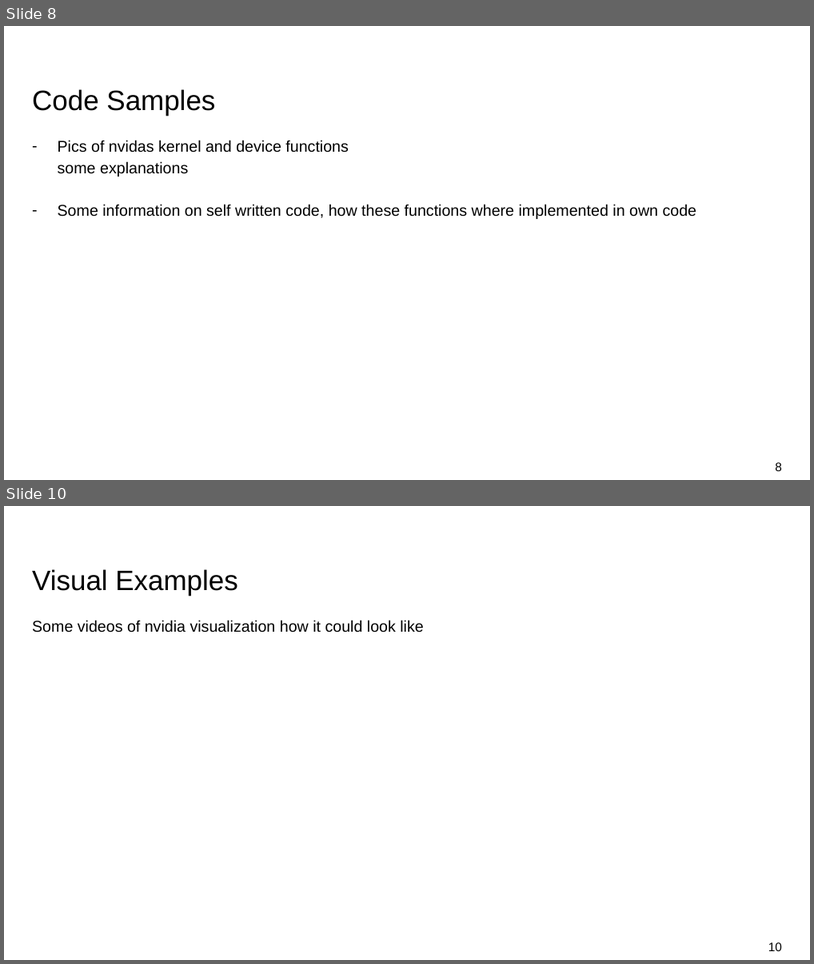
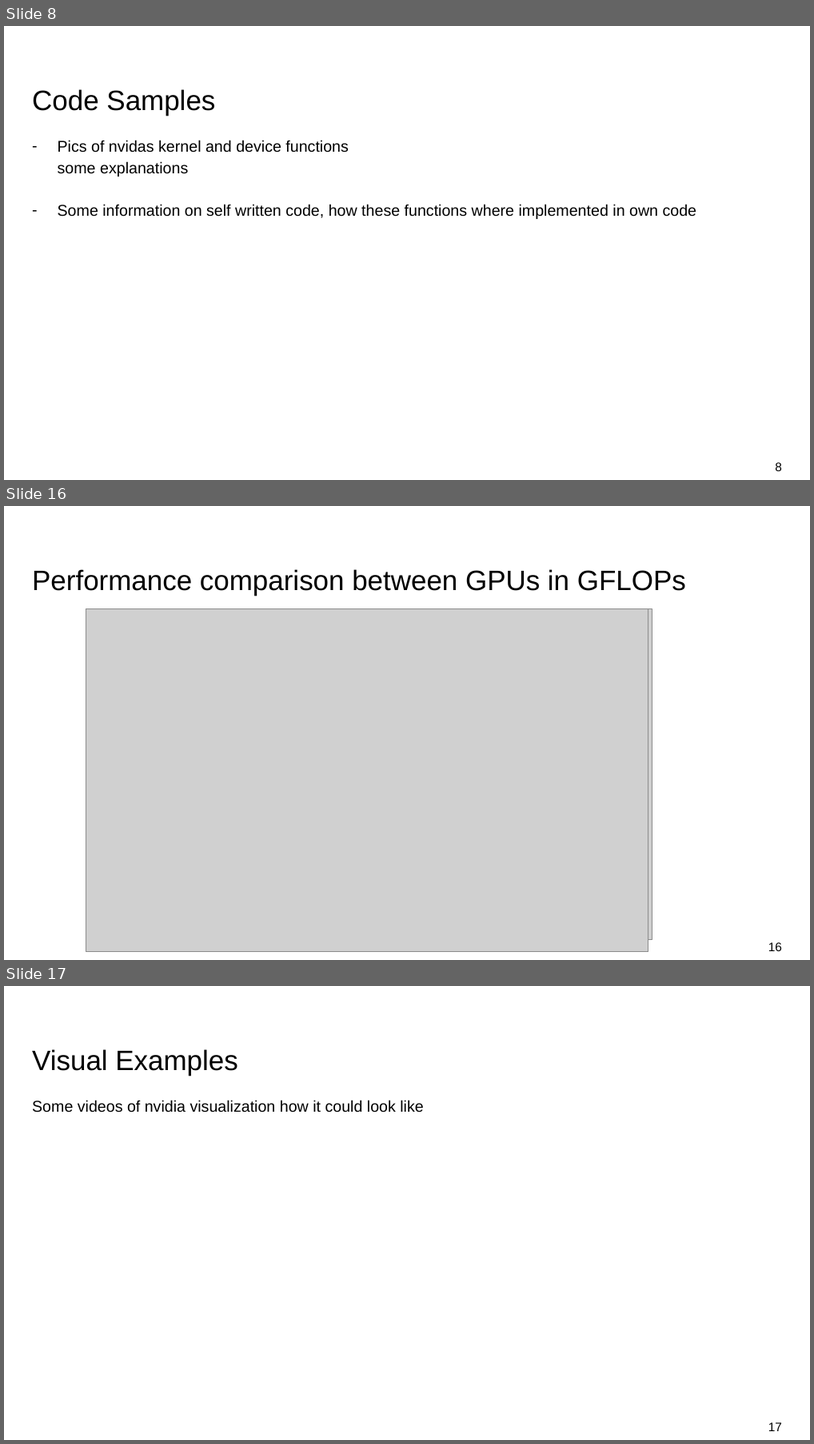
Before and after one commit to Goblin-0-0-7/n-body-cuda, a slide deck: presentation/nbody - Presentation.pptx. Shown one above the other, each under a label of ours: slides 8 and 10 before the commit, slides 8, 16 and 17 after it; the slides between them are not shown. The pictures are 814x964 and 814x1444 pixels, drawn with LibreOffice and Linux fonts; fonts in the diff are those of the drawing; grey boxes stand for pictures; background and template pictures are left out. Boxes give left, top, right and bottom in pixels: in the first picture for what was removed or moved away, otherwise in the second. Text is boxed around its words. In the diff, an @@ line names an element or a change of style, - is before the commit and + after.

```diff
--- a/presentation/nbody - Presentation.pptx
+++ b/presentation/nbody - Presentation.pptx
@@ slide 16 added at (x1=4, y1=506, x2=810, y2=960), background #FFFFFF @@
@@ title added at (x1=32, y1=569, x2=686, y2=596), 25 pt, text #000000 @@
+Performance comparison between GPUs in GFLOPs
@@ picture added at (x1=86, y1=609, x2=648, y2=952) @@
@@ picture added at (x1=122, y1=609, x2=652, y2=940) @@
@@ page number added at (x1=769, y1=942, x2=782, y2=951), 11 pt, text #000000 @@
+16
@@ what was slide 10 is now slide 17 @@
@@ page number at (x1=769, y1=1422, x2=782, y2=1431): text changed @@
-10
+17
```
Also in this commit, not shown: 1 slide changed, 6 other slides added, 4 other files.
